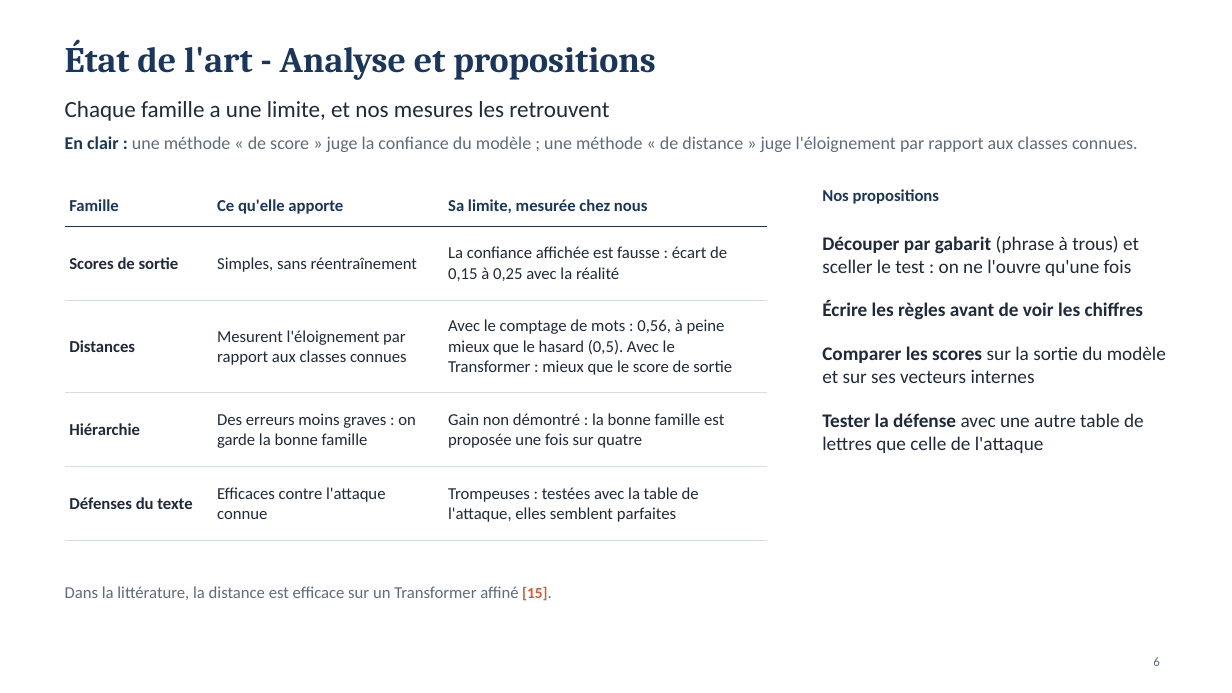
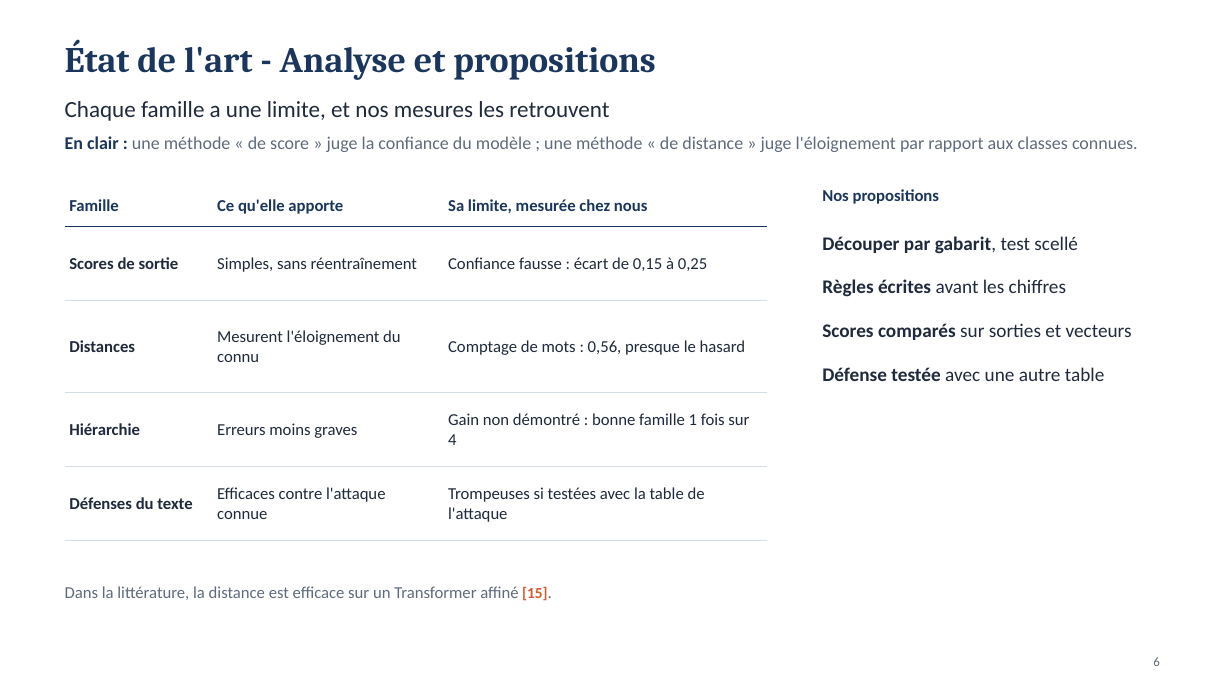
Before and after one commit to MADENIYOU/siem-open-world-log-classification, a slide deck: slide 6 of presentation/Soutenance_SIEM_monde_ouvert.pptx. Drawn at 1232x693 pixels with LibreOffice and Linux fonts; fonts in the diff are those of the drawing. Boxes give left, top, right and bottom in pixels: in the first picture for what was removed or moved away, otherwise in the second. Text is boxed around its words. In the diff, an @@ line names an element or a change of style, - is before the commit and + after.

```diff
--- a/presentation/Soutenance_SIEM_monde_ouvert.pptx
+++ b/presentation/Soutenance_SIEM_monde_ouvert.pptx
@@ table at bbox=[65, 185, 767, 526] @@
-row 2, column 3: La confiance affichée est fausse : écart de 0,15 à 0,25 avec la réalité
+row 2, column 3: Confiance fausse : écart de 0,15 à 0,25
-row 3, column 2: Mesurent l'éloignement par rapport aux classes connues
+row 3, column 2: Mesurent l'éloignement du connu
-row 3, column 3: Avec le comptage de mots : 0,56, à peine mieux que le hasard (0,5). Avec le Transformer : mieux que le score de sortie
+row 3, column 3: Comptage de mots : 0,56, presque le hasard
-row 4, column 2: Des erreurs moins graves : on garde la bonne famille
+row 4, column 2: Erreurs moins graves
-row 4, column 3: Gain non démontré : la bonne famille est proposée une fois sur quatre
+row 4, column 3: Gain non démontré : bonne famille 1 fois sur 4
-row 5, column 3: Trompeuses : testées avec la table de l'attaque, elles semblent parfaites
+row 5, column 3: Trompeuses si testées avec la table de l'attaque
@@ text at bbox=[822, 236, 1132, 381]: text changed @@
-Découper par gabarit (phrase à trous) et sceller le test : on ne l'ouvre qu'une fois
-Écrire les règles avant de voir les chiffres
-Comparer les scores sur la sortie du modèle et sur ses vecteurs internes
-Tester la défense avec une autre table de lettres que celle de l'attaque
+Découper par gabarit, test scellé
+Règles écrites avant les chiffres
+Scores comparés sur sorties et vecteurs
+Défense testée avec une autre table
```
Also in this commit, not shown: 13 other slides changed, 2 other files.
